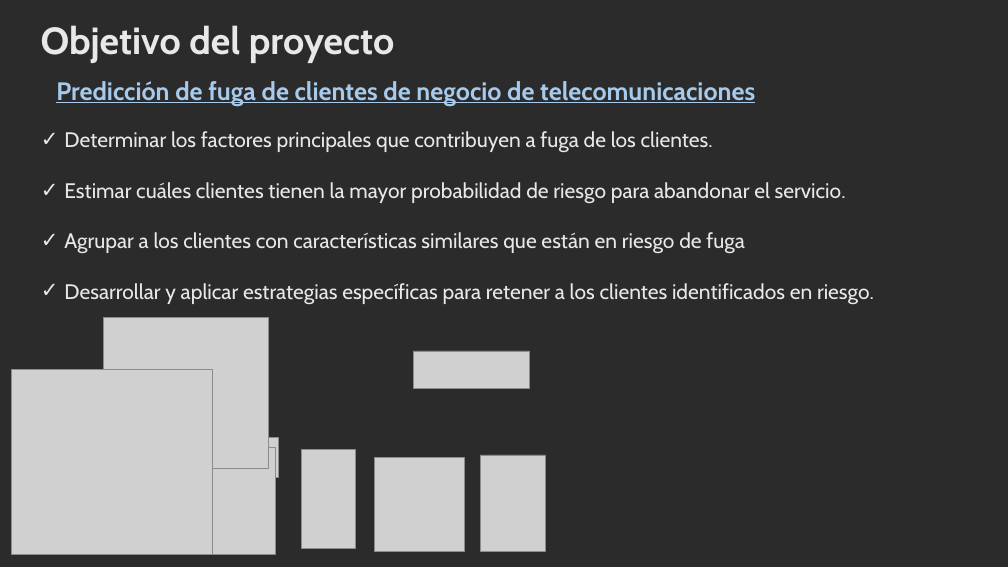
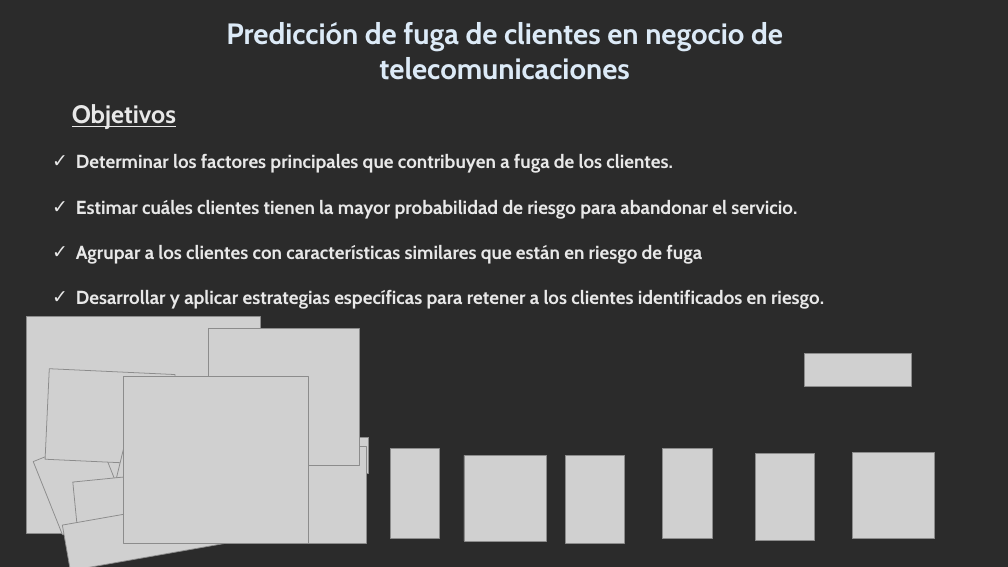
Before and after one commit to AgusDRizzo/Prueba, a slide deck: slide 2 of Presentacion_Data_Compass.pptx. Drawn at 1008x567 pixels with LibreOffice and Linux fonts; fonts in the diff are those of the drawing; grey boxes stand for pictures; background and template pictures are left out; a plain dark background stands for a picture behind light text. Boxes give left, top, right and bottom in pixels: in the first picture for what was removed or moved away, otherwise in the second. Text is boxed around its words. In the diff, an @@ line names an element or a change of style, - is before the commit and + after.

```diff
--- a/Presentacion_Data_Compass.pptx
+++ b/Presentacion_Data_Compass.pptx
@@ text removed at (41,25,395,63) @@
-Objetivo del proyecto
@@ text at (226,22,783,80): text changed; size 24 to 28 pt; text colour #A6CAEC to #DCEAF7 @@
-Predicción de fuga de clientes de negocio de telecomunicaciones
+Predicción de fuga de clientes en negocio de telecomunicaciones
@@ text added at (72,104,176,129), 24 pt, text #E8E8E8, bold, underline @@
+Objetivos
@@ text "Determinar los factores principales que ...": place and size @@
-text "Determinar los factores principales que ..." at (64,131,874,304)
+text "Determinar los factores principales que ..." at (76,154,824,309)
@@ text "Determinar los factores principales que ..." at (76,154,824,309): size 20 to 18 pt, bold on @@
@@ picture: place and size @@
-picture at (104,318,268,468)
+picture at (209,329,360,465)
@@ picture: place and size @@
-picture at (414,351,530,388)
+picture at (805,353,912,387)
@@ picture: place and size @@
-picture at (11,370,212,554)
+picture at (124,376,309,543)
@@ picture: place and size @@
-picture at (160,448,275,554)
+picture at (260,447,367,543)
@@ picture: place and size @@
-picture at (247,437,278,477)
+picture at (340,437,368,473)
@@ picture: place and size @@
-picture at (302,450,355,549)
+picture at (390,449,440,538)
@@ picture added at (662,449,712,538) @@
@@ picture: place and size @@
-picture at (374,457,464,552)
+picture at (464,455,547,541)
@@ picture: place and size @@
-picture at (481,455,545,552)
+picture at (566,456,625,544)
@@ picture added at (755,453,814,541) @@
@@ picture added at (852,453,935,538) @@
@@ group added at (26,317,261,567): 6 pictures @@
```
Also in this commit, not shown: 2 other slides changed, 1 slide removed.
